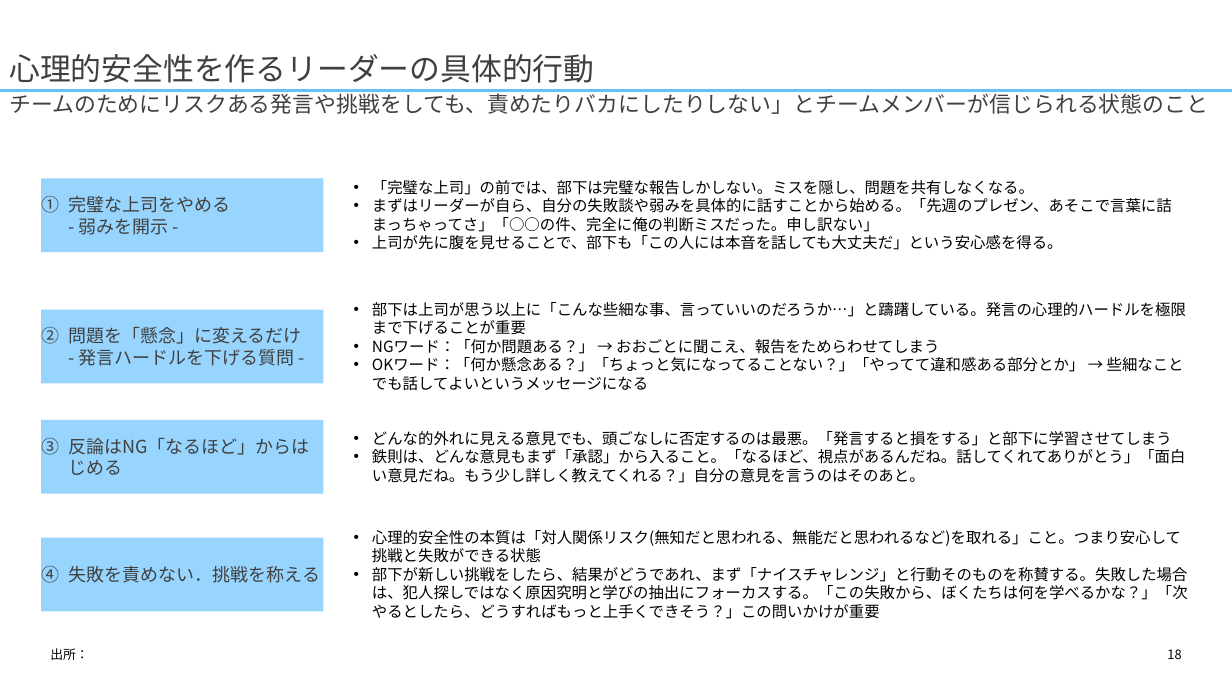
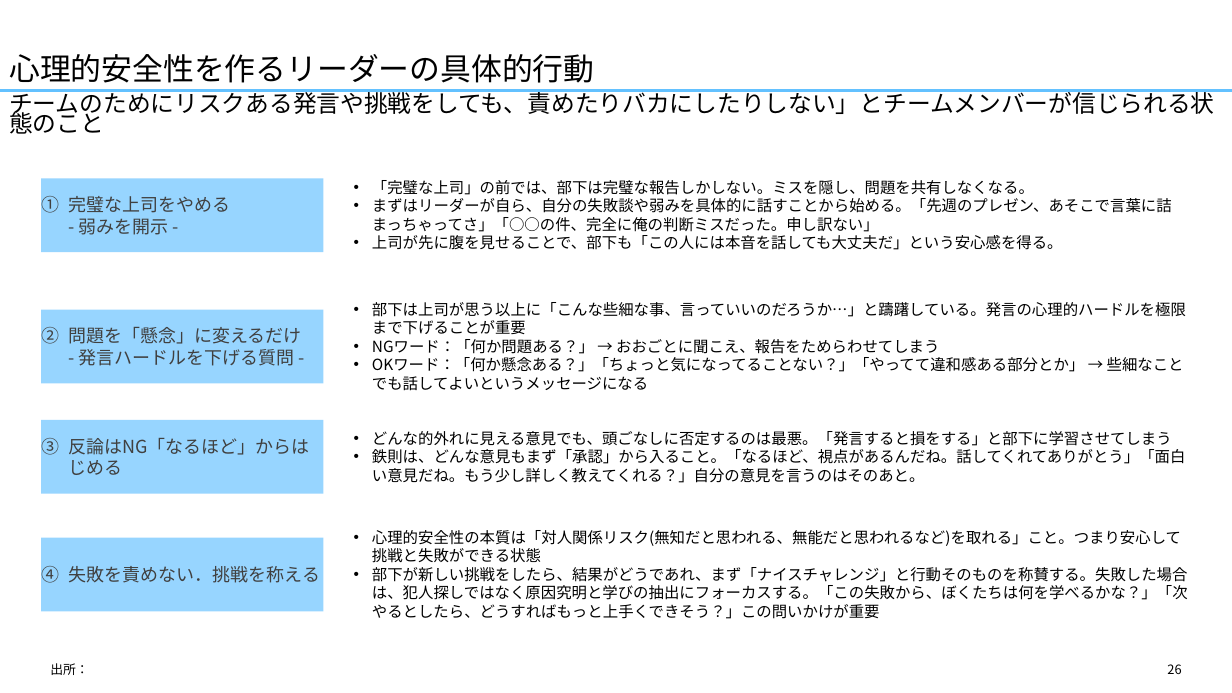
Before and after one commit to yuzucha16/dotfiles, a slide deck: slide 26 of office/Blank.potx (slide 18 before the commit). Drawn at 1232x693 pixels with LibreOffice and Linux fonts; fonts in the diff are those of the drawing. Boxes give left, top, right and bottom in pixels: in the first picture for what was removed or moved away, otherwise in the second. Text is boxed around its words. In the diff, an @@ line names an element or a change of style, - is before the commit and + after.

```diff
--- a/office/Blank.potx
+++ b/office/Blank.potx
@@ title "心理的安全性を作るリーダーの具体的行動" at (9,54,594,83): text colour #404040 to #000000 @@
@@ text "チームのためにリスクある発言や挑戦をしても、責めたりバカにしたりしない」とチームメンバーが信じられる状態のこと" at (9,89,1215,134): size 17 to 18.5 pt, text colour #404040 to #000000; line spacing 0.8 to 0.7 @@
@@ text "出所：": place and size @@
-text "出所：" at (50,648,88,660)
+text "出所：" at (50,663,88,675)
@@ page number at (1167,664,1181,674): text changed @@
-18
+26
```
Also in this commit, not shown: 24 other slides changed, 4 slides added.
